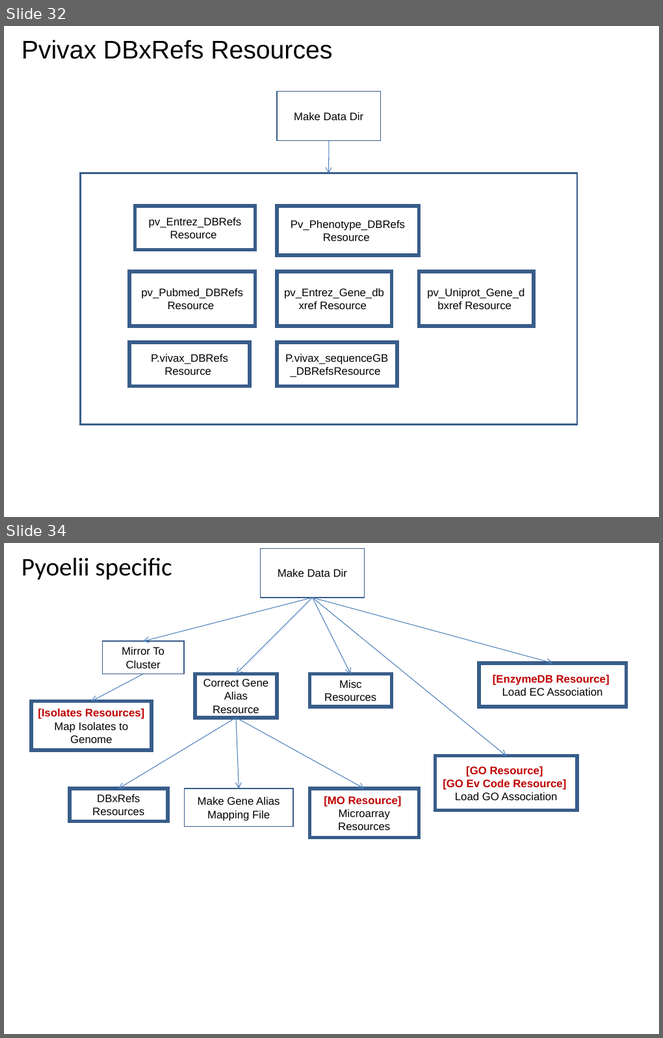
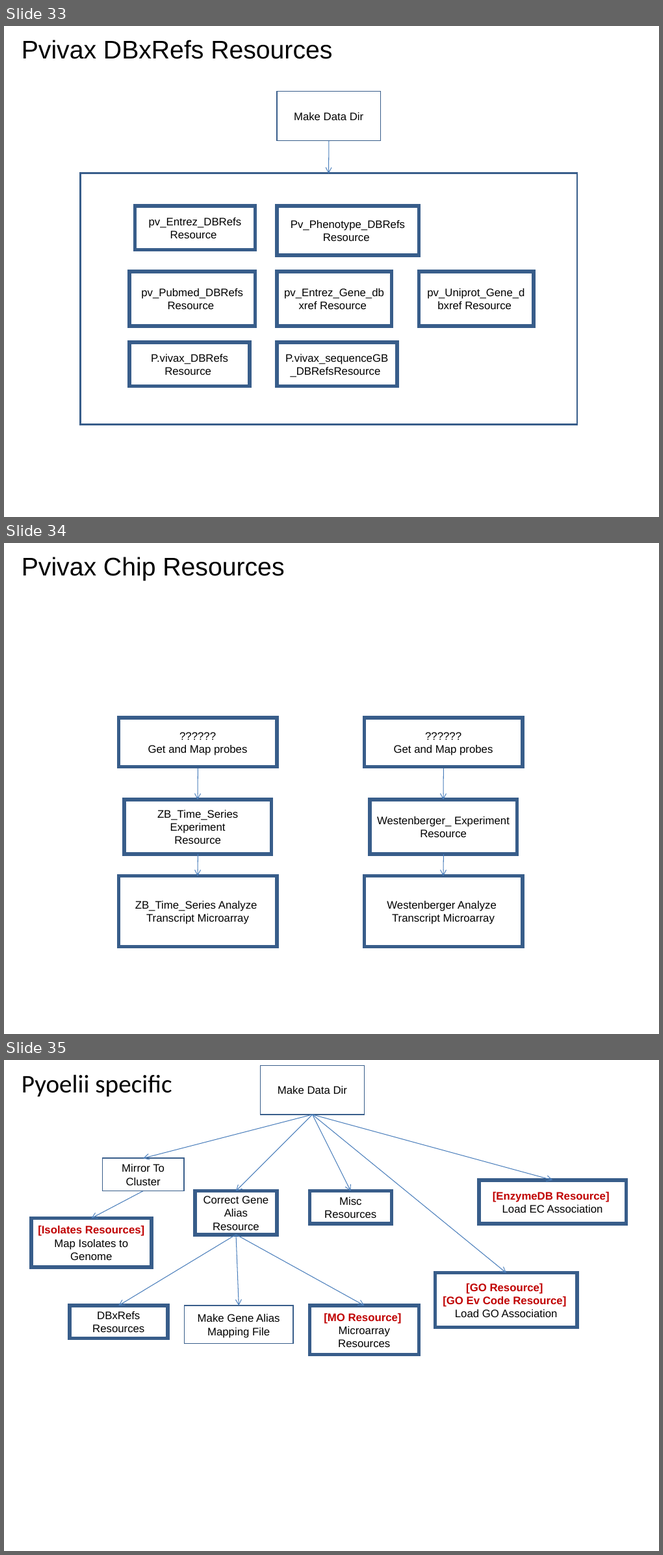
Before and after one commit to VEuPathDB/ApiCommonWorkflow, a slide deck: Main/doc/IntegratedWorkflow.ppt. Shown one above the other, each under a label of ours: slides 32 and 34 before the commit, slides 33, 34 and 35 after it; the slides between them are not shown. The pictures are 663x1038 and 663x1555 pixels, drawn with LibreOffice and Linux fonts; fonts in the diff are those of the drawing. Boxes give left, top, right and bottom in pixels: in the first picture for what was removed or moved away, otherwise in the second. Text is boxed around its words. In the diff, an @@ line names an element or a change of style, - is before the commit and + after.

Commit message:
edit chip resources

```diff
--- a/Main/doc/IntegratedWorkflow.ppt
+++ b/Main/doc/IntegratedWorkflow.ppt
@@ slide 34 added at box(4, 543, 659, 1034), background #FFFFFF @@
@@ title added at box(22, 557, 284, 581), 28 pt, text #000000 @@
+Pvivax Chip Resources
@@ rectangle added at box(118, 718, 277, 767), outline #385D8A 4 pt, 12 pt, text #000000 @@
+??????
+Get and Map probes
@@ rectangle added at box(364, 718, 523, 767), outline #385D8A 4 pt, 12 pt, text #000000 @@
+??????
+Get and Map probes
@@ arrow added from (198, 767) to (198, 800), #4A7EBB 0.74 pt @@
@@ arrow added from (443, 767) to (443, 800), #4A7EBB 0.74 pt @@
@@ rectangle added at box(124, 800, 271, 854), outline #385D8A 4 pt, 12 pt, text #000000 @@
+ZB_Time_Series Experiment
+Resource
@@ rectangle added at box(369, 800, 517, 854), outline #385D8A 4 pt, 12 pt, text #000000 @@
+Westenberger_ Experiment
+Resource
@@ arrow added from (198, 854) to (198, 876), #4A7EBB 0.74 pt @@
@@ arrow added from (443, 854) to (443, 876), #4A7EBB 0.74 pt @@
@@ rectangle added at box(118, 876, 277, 947), outline #385D8A 4 pt, 12 pt, text #000000 @@
+ZB_Time_Series Analyze
+Transcript Microarray
@@ rectangle added at box(364, 876, 523, 947), outline #385D8A 4 pt, 12 pt, text #000000 @@
+Westenberger Analyze
+Transcript Microarray
@@ what was slide 32 is now slide 33 @@
@@ what was slide 34 is now slide 35 @@
```
Also in this commit, not shown: 1 slide changed, 3 other slides added, 3 slides removed.
